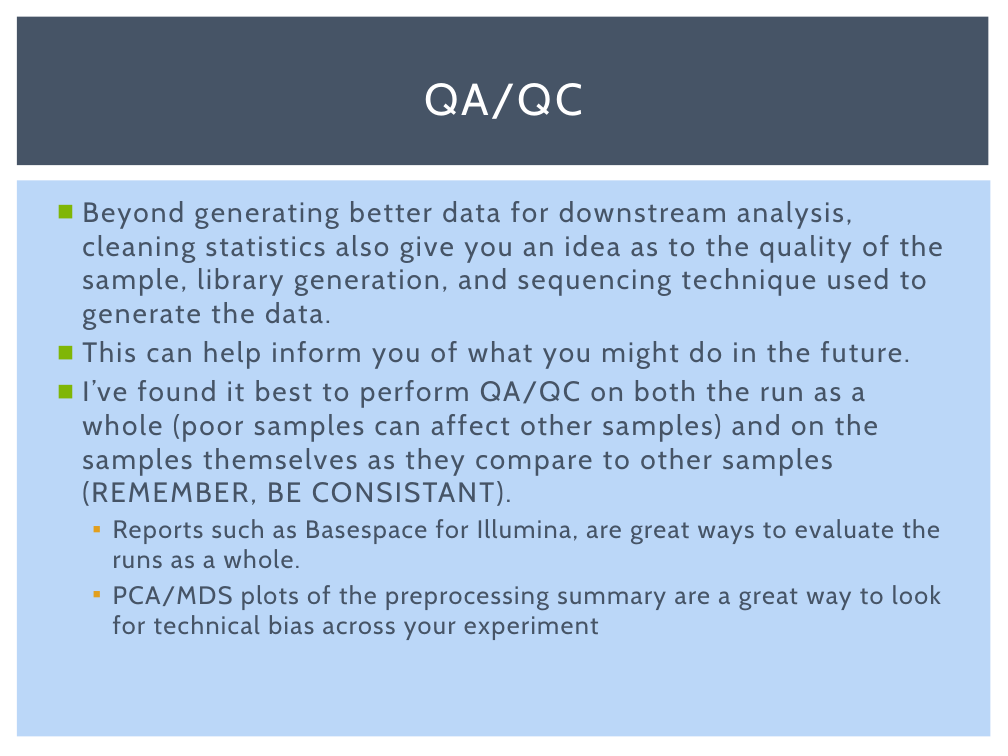
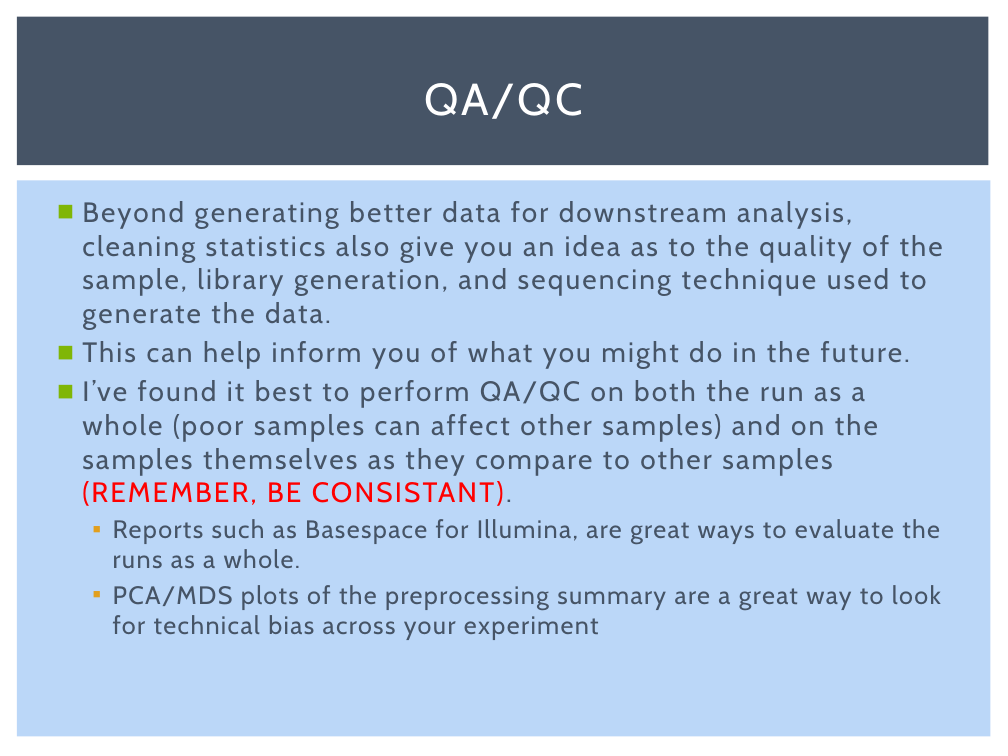
Before and after one commit to msettles/Workshop_RNAseq, a slide deck: slide 71 of powerpoints/RNA-seq-Piracicaba2015.pptx. Drawn at 1008x756 pixels with LibreOffice and Linux fonts; fonts in the diff are those of the drawing. Boxes give left, top, right and bottom in pixels: in the first picture for what was removed or moved away, otherwise in the second. Text is boxed around its words. In the diff, an @@ line names an element or a change of style, - is before the commit and + after.

```diff
--- a/powerpoints/RNA-seq-Piracicaba2015.pptx
+++ b/powerpoints/RNA-seq-Piracicaba2015.pptx
@@ text at [82, 380, 878, 506]: text colour #465466 to #FF0000 in "(REMEMBER, BE CONSISTANT)." @@
```
Also in this commit, not shown: 4 other slides changed, 2 slides added, 1 other file.
